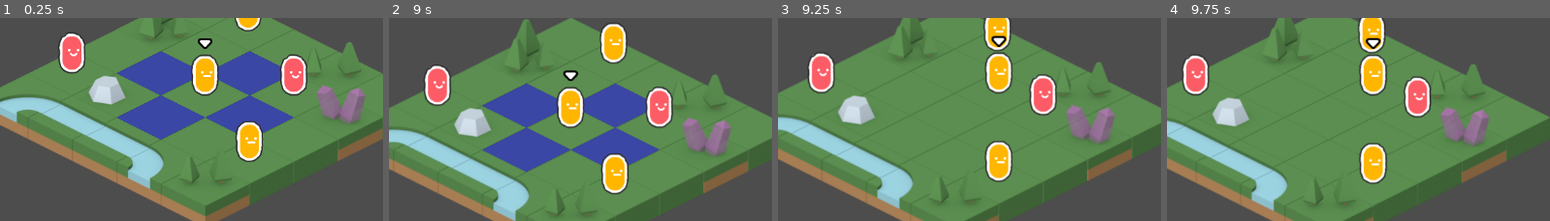
Above: before the commit, frames 1-4 (left to right).
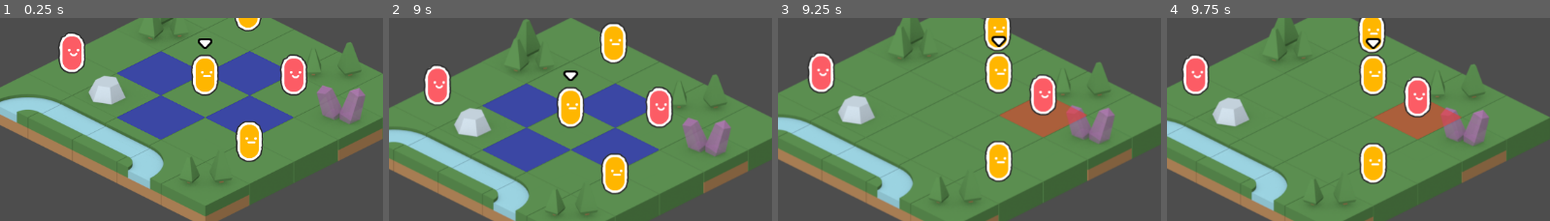
Above: after the commit, the same moments.

Repository: CreatedBySeb/godot-test
Game: Godot game, scene res://scenes/game.tscn
Same seed, same stepped clock (60 frames per second), same inputs: the game is played once before the commit and once after it.
Inputs (mouse positions are % of the whole screen's width and height, from its top left):
- Up to frame 1 (0.25 s): no input
- Up to frame 2 (9 s): tap Enter at 0.5 s; move the mouse to (45, 73) at 0.52 s; click (45, 73) at 0.6 s; tap E (select_next_unit) at 0.8, 1.35, 3.05, 3.6, 5.3, 5.85, 7.55, 8.1 s; move the mouse to (80, 68) at 1.27 s; tap Q (select_prev_unit) at 1.55, 2.1, 3.8, 4.35, 6.05, 6.6, 8.3, 8.85 s; move the mouse to (20, 36) at 2.02 s; click (20, 36) at 2.3 s; move the mouse to (55, 52) at 2.77 s; click (55, 52) at 2.85 s; move the mouse to (35, 25) at 3.52 s; move the mouse to (72, 47) at 4.27 s; click (72, 47) at 4.55 s; move the mouse to (30, 57) at 5.02 s; click (30, 57) at 5.1 s; move the mouse to (60, 29) at 5.77 s; move the mouse to (45, 73) at 6.52 s; click (45, 73) at 6.8 s; move the mouse to (80, 68) at 7.27 s; click (80, 68) at 7.35 s; move the mouse to (20, 36) at 8.02 s; move the mouse to (55, 52) at 8.77 s
- Up to frame 3 (9.25 s): click (55, 52) at 9.05 s
- Up to frame 4 (9.75 s): move the mouse to (35, 25) at 9.52 s; click (35, 25) at 9.6 s
The pictures show only the part of the screen within x 23-73%, y 33-83%; the shares and areas given below are measured in that part.

Frames 1-2 are identical in both runs. In frame 3, 2.0% of the frame differs, in the area x 57-81%, y 40-59%; in frame 4, 2.0%, in the area x 54-77%, y 41-60%.

Commit message:
Add basic attacking

Diff:
--- a/classes/enemy_warrior_class.tres
+++ b/classes/enemy_warrior_class.tres
@@ -5,5 +5,8 @@
 
 [resource]
 script = ExtResource("1_q87kw")
+base_attack = 2
+base_attack_range = 1
+max_health = 5
 move_range = 1
 sprite = ExtResource("2_f4rwj")
--- a/classes/warrior_class.tres
+++ b/classes/warrior_class.tres
@@ -5,5 +5,8 @@
 
 [resource]
 script = ExtResource("1_tpt0p")
+base_attack = 5
+base_attack_range = 1
+max_health = 10
 move_range = 1
 sprite = ExtResource("2_u7nhn")
--- a/scripts/ActionOverlay.gd
+++ b/scripts/ActionOverlay.gd
@@ -3,7 +3,8 @@
 
 const OVERLAY_LAYER = 0
 const OVERLAY_SOURCE = 0
-const MOVE_TILE = Vector2(0, 0)
+const TILE_ATTACK = Vector2(2, 0)
+const TILE_MOVE = Vector2(0, 0)
 
 @onready var game: GameManager = %GameManager
 
@@ -13,4 +14,12 @@
 
 	var valid_moves = game.get_valid_moves(unit.location, unit.unit_class.move_range)
 	for move in valid_moves:
-		set_cell(OVERLAY_LAYER, move, OVERLAY_SOURCE, MOVE_TILE)
+		set_cell(OVERLAY_LAYER, move, OVERLAY_SOURCE, TILE_MOVE)
+
+
+func display_actions(unit: Unit, is_player: bool):
+	clear()
+
+	var valid_targets = game.get_valid_targets(unit.location, unit.unit_class.base_attack_range, is_player)
+	for target in valid_targets:
+		set_cell(OVERLAY_LAYER, target.location, OVERLAY_SOURCE, TILE_ATTACK)
--- a/scripts/GameManager.gd
+++ b/scripts/GameManager.gd
@@ -39,15 +39,28 @@
 		var space_transform = camera.get_canvas_transform().affine_inverse()
 		var global_pos = space_transform * mouse_pos
 		var selected_tile = tilemap.local_to_map(tilemap.to_local(global_pos))
+		var unit = player_units[selected_unit]
 
-		move_unit(player_units[selected_unit], selected_tile)
+		if not unit.moved:
+			move_unit(unit, selected_tile)
+		elif not unit.acted:
+			var target = unit_on_tile(selected_tile)
+			perform_attack(unit, target)
+
+		hud.update_hud()
 		check_turn_ended()
+
+	# TODO: Now that we have actions we should have a manual end turn too
 
 
 func check_turn_ended():
 	for unit in player_units:
+		# TODO: Add second check if the unit can act and if they have acted
 		if not unit.moved:
 			return
+
+	# TODO: need to detect if all enemies have been defeated to speed up spawning more,
+	# can take 1 turn as a reward for clearing before next wave
 
 	await hud.enemy_move()
 	await perform_enemy_moves()
@@ -69,6 +82,10 @@
 		var move = valid_moves[0] if len(valid_moves) == 1 else valid_moves[randi() % len(valid_moves)]
 		move_unit(enemy, move)
 
+		var targets = get_valid_targets(enemy.location, enemy.unit_class.base_attack_range, false)
+		if len(targets) > 0:
+			perform_attack(enemy, targets[0])
+
 
 func select_unit(direction: int):
 	selected_unit = wrap(selected_unit + direction, 0, len(player_units))
@@ -76,8 +93,14 @@
 	select_sound.play()
 	hud.update_hud()
 
-	if not player_units[selected_unit].moved:
-		action_overlay.display_moves(player_units[selected_unit])
+	var unit = player_units[selected_unit]
+
+	if not unit.moved:
+		action_overlay.display_moves(unit)
+	elif not unit.acted:
+		action_overlay.display_actions(unit, true)
+	else:
+		action_overlay.clear()
 
 
 func tile_is_available(tile: Vector2) -> bool:
@@ -111,6 +134,23 @@
 	return valid_moves
 
 
+func get_valid_targets(from: Vector2, remaining_range: int, is_player: bool) -> Array[Unit]:
+	# This method does not allow for attacking in a diagonal line
+	var all_targets = enemy_units if is_player else player_units
+	var valid_targets: Array[Unit] = []
+
+	for direction in DIRECTIONS:
+		for distance in range(1, remaining_range + 1):
+			var tile = from + direction * distance
+
+			for target in all_targets:
+				if target.location == tile:
+					valid_targets.append(target)
+					break
+
+	return valid_targets
+
+
 func unit_on_tile(tile: Vector2) -> Unit:
 	for unit in player_units + enemy_units:
 		if unit.location == tile:
@@ -120,6 +160,7 @@
 
 
 func move_unit(unit: Unit, tile: Vector2) -> bool:
+	# TODO: Easiest way to handle 'wait' could be to allow movement in place?
 	if unit.moved:
 		return false
 
@@ -128,5 +169,24 @@
 		return false
 
 	unit.move_to_tile(tile)
+	action_overlay.display_actions(unit, unit in player_units)
+	return true
+
+
+func perform_attack(attacker: Unit, defender: Unit) -> bool:
+	if attacker.acted:
+		return false
+
+	var valid_targets = get_valid_targets(attacker.location, attacker.unit_class.base_attack_range, attacker in player_units)
+	if defender not in valid_targets:
+		return false
+
+	var damage = attacker.attack()
+	var dead = defender.damage(damage)
+
+	if dead:
+		enemy_units.erase(defender)
+		defender.queue_free()
+
 	action_overlay.clear()
 	return true
--- a/scripts/Unit.gd
+++ b/scripts/Unit.gd
@@ -8,6 +8,8 @@
 
 @onready var sprite: Sprite2D = $Sprite2D
 
+var acted = false
+var health: int
 var location: Vector2
 var moved = false
 
@@ -16,6 +18,7 @@
 func _ready():
 	location = tilemap.local_to_map(tilemap.to_local(position))
 	sprite.texture = unit_class.sprite
+	health = unit_class.max_health
 
 
 # Called every frame. 'delta' is the elapsed time since the previous frame.
@@ -32,3 +35,14 @@
 
 func refresh() -> void:
 	moved = false
+	acted = false
+
+
+func attack() -> int:
+	acted = true
+	return unit_class.base_attack
+
+
+func damage(amount: int) -> bool:
+	health -= amount
+	return health <= 0
--- a/scripts/UnitClass.gd
+++ b/scripts/UnitClass.gd
@@ -1,5 +1,8 @@
 extends Resource
 class_name UnitClass
 
+@export var base_attack: int
+@export var base_attack_range: int
+@export var max_health: int
 @export var move_range: int
 @export var sprite: Texture2D
